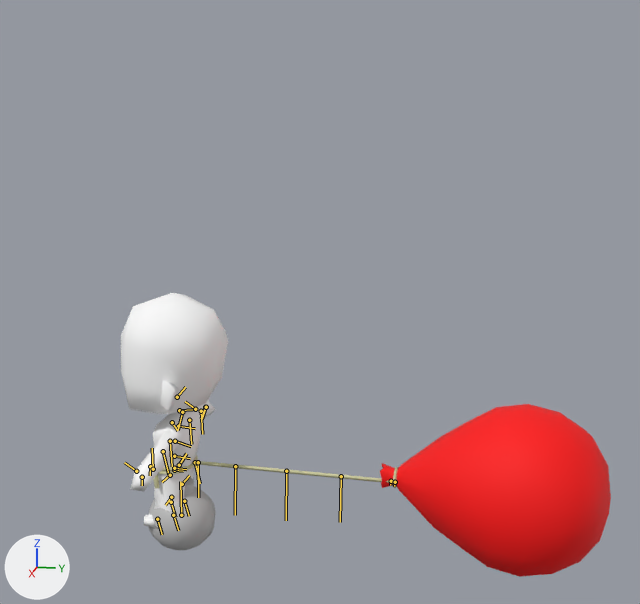
An edit to the FBX model Assets/Character/ZombieBalloon_New_WAnimations.fbx, drawn before and after from the same camera.
One viewpoint serves both versions: a 50 mm lens placed at (0.768, 0.294, 0.418), pointed at (-0.005, 0.14, 0.224). Lighting does not change. The marker at lower left points along +X, +Y and +Z. The bones that bend it are drawn over the model as lines.

The first picture shows 'Balloon3', 'Bomb_1', 'Character_GEO', 'Rope_Balloon1', 'Rope_Waist'.
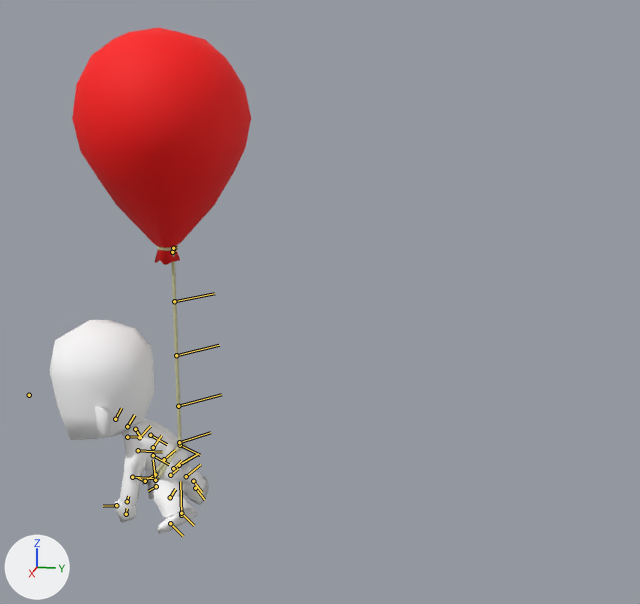
Commit message: Updated Balloon Zombie Animations

The newer file adds an action. The first version stands in its rest pose; the second is drawn at frame 65 of the action 'Attack Short'.

The change, as a list of edits to the scene's bpy script:
```text
Change bone_pelvis:
    where bone_pelvis = bpy.data.objects['Armature'].pose.bones['Pelvis']  # child of 'Base'
    bone_pelvis.location: (0.0, 0.0, 0.0) -> (0.0, 0.05, 0.0)
    bone_pelvis.rotation_quaternion: (1.0, 0.0, 0.0, 0.0) -> (0.914, 0.407, -0.002, -0.009)  # degrees (0, 0, 0) -> degrees (48, 0, -1)
Change bone_thigh_r:
    where bone_thigh_r = bpy.data.objects['Armature'].pose.bones['Thigh_R']  # child of 'Pelvis'
    bone_thigh_r.rotation_quaternion: (1.0, 0.0, 0.0, 0.0) -> (0.743, -0.024, 0.417, 0.524)  # degrees (0, 0, 0) -> degrees (32, 40, 82)
Change bone_knee_r:
    where bone_knee_r = bpy.data.objects['Armature'].pose.bones['Knee_R']  # child of 'Thigh_R'
    bone_knee_r.rotation_quaternion: (1.0, 0.0, 0.0, 0.0) -> (0.983, -0.116, -0.137, -0.04)  # degrees (0, 0, 0) -> degrees (-13, -16, -3)
Change bone_spine:
    where bone_spine = bpy.data.objects['Armature'].pose.bones['Spine']  # child of 'Stomach'
    bone_spine.rotation_quaternion: (1.0, 0.0, 0.0, 0.0) -> (0.98, 0.199, 0.002, -0.011)  # degrees (0, 0, 0) -> degrees (23, 0, -1)
Change bone_chest:
    where bone_chest = bpy.data.objects['Armature'].pose.bones['Chest']  # child of 'Spine'
    bone_chest.rotation_quaternion: (1.0, 0.0, 0.0, 0.0) -> (0.982, -0.167, 0.03, 0.08)  # degrees (0, 0, 0) -> degrees (-19, 5, 8)
Change bone_head:
    where bone_head = bpy.data.objects['Armature'].pose.bones['Head']  # child of 'Neck'
    bone_head.rotation_quaternion: (1.0, 0.0, 0.0, 0.0) -> (0.932, -0.357, -0.005, -0.07)  # degrees (0, 0, 0) -> degrees (-42, -3, -7)
Change bone_clavical_r:
    where bone_clavical_r = bpy.data.objects['Armature'].pose.bones['Clavical_R']  # child of 'Chest'
    bone_clavical_r.rotation_quaternion: (1.0, 0.0, 0.0, 0.0) -> (0.993, -0.085, -0.053, -0.062)  # degrees (0, 0, 0) -> degrees (-9, -7, -7)
Change bone_shoulder_r:
    where bone_shoulder_r = bpy.data.objects['Armature'].pose.bones['Shoulder_R']  # child of 'Clavical_R'
    bone_shoulder_r.rotation_quaternion: (1.0, 0.0, 0.0, 0.0) -> (0.847, -0.282, -0.45, -0.012)  # degrees (0, 0, 0) -> degrees (-47, -50, 21)
Change bone_elbow_r:
    where bone_elbow_r = bpy.data.objects['Armature'].pose.bones['Elbow_R']  # child of 'Shoulder_R'
    bone_elbow_r.rotation_quaternion: (1.0, 0.0, 0.0, 0.0) -> (0.987, 0.086, 0.136, 0.0)  # degrees (0, 0, 0) -> degrees (10, 16, 1)
Change bone_hand_r:
    where bone_hand_r = bpy.data.objects['Armature'].pose.bones['Hand_R']  # child of 'Elbow_R'
    bone_hand_r.rotation_quaternion: (1.0, 0.0, 0.0, 0.0) -> (0.88, -0.032, -0.028, 0.474)  # degrees (0, 0, 0) -> degrees (-5, -1, 57)
Change bone_clavical_l:
    where bone_clavical_l = bpy.data.objects['Armature'].pose.bones['Clavical_L']  # child of 'Chest'
    bone_clavical_l.rotation_quaternion: (1.0, 0.0, 0.0, 0.0) -> (0.989, -0.107, 0.067, 0.078)  # degrees (0, 0, 0) -> degrees (-12, 9, 8)
Change bone_shoulder_l:
    where bone_shoulder_l = bpy.data.objects['Armature'].pose.bones['Shoulder_L']  # child of 'Clavical_L'
    bone_shoulder_l.rotation_quaternion: (1.0, 0.0, 0.0, 0.0) -> (0.806, -0.254, 0.533, -0.05)  # degrees (0, 0, 0) -> degrees (-57, 56, -39)
Change bone_elbow_l:
    where bone_elbow_l = bpy.data.objects['Armature'].pose.bones['Elbow_L']  # child of 'Shoulder_L'
    bone_elbow_l.rotation_quaternion: (1.0, 0.0, 0.0, 0.0) -> (0.987, 0.086, -0.136, 0.0)  # degrees (0, 0, 0) -> degrees (10, -16, -1)
Change bone_hand_l:
    where bone_hand_l = bpy.data.objects['Armature'].pose.bones['Hand_L']  # child of 'Elbow_L'
    bone_hand_l.rotation_quaternion: (1.0, 0.0, 0.0, 0.0) -> (0.934, 0.014, 0.0, -0.356)  # degrees (0, 0, 0) -> degrees (2, 1, -42)
Change bone_thigh_l:
    where bone_thigh_l = bpy.data.objects['Armature'].pose.bones['Thigh_L']  # child of 'Pelvis'
    bone_thigh_l.rotation_quaternion: (1.0, 0.0, 0.0, 0.0) -> (0.802, -0.111, -0.372, -0.453)  # degrees (0, 0, 0) -> degrees (13, -44, -64)
Change bone_knee_l:
    where bone_knee_l = bpy.data.objects['Armature'].pose.bones['Knee_L']  # child of 'Thigh_L'
    bone_knee_l.rotation_quaternion: (1.0, 0.0, 0.0, 0.0) -> (0.95, -0.149, 0.274, 0.006)  # degrees (0, 0, 0) -> degrees (-19, 32, -5)
Change bone_ropebase:
    where bone_ropebase = bpy.data.objects['Armature'].pose.bones['RopeBase']  # child of 'Base'
    bone_ropebase.location: (0.0, 0.0, 0.0) -> (0.04, -2.01, -1.06)
    bone_ropebase.rotation_quaternion: (1.0, 0.0, 0.0, 0.0) -> (0.889, 0.457, 0.005, 0.01)  # degrees (0, 0, 0) -> degrees (54, 0, 1)
Change bone_rope_1:
    where bone_rope_1 = bpy.data.objects['Armature'].pose.bones['Rope_1']  # child of 'RopeBase'
    bone_rope_1.location: (0.0, 0.0, 0.0) -> (0.0, -0.09, -0.11)
    bone_rope_1.rotation_quaternion: (1.0, 0.0, 0.0, 0.0) -> (0.84, 0.275, -0.149, 0.444)  # degrees (0, 0, 0) -> degrees (22, -30, 50)
Change bone_ropewaist:
    where bone_ropewaist = bpy.data.objects['Armature'].pose.bones['RopeWaist']  # child of 'RopeBase'
    bone_ropewaist.rotation_quaternion: (1.0, 0.0, 0.0, 0.0) -> (0.891, -0.428, -0.143, 0.04)  # degrees (0, 0, 0) -> degrees (-53, -13, 12)
Change bone_bomb:
    where bone_bomb = bpy.data.objects['Armature'].pose.bones['Bomb']  # child of 'Base'
    bone_bomb.location: (0.0, 0.0, 0.0) -> (0.25, 11.64, 15.46)
    bone_bomb.rotation_quaternion: (1.0, 0.0, 0.0, 0.0) -> (0.0, 0.0, 0.0, 2.0)  # degrees (0, 0, 0) -> degrees (0, 0, 180)
    bone_bomb.scale: (1.0, 1.0, 1.0) -> (0.0, 0.0, 0.0)
```

Boxes (x1, y1, x2, y2) around the edits, measured in the pictures (640 x 604 px):
'Balloon3', posed (22% narrower, 37% taller): before (380, 404, 611, 577); after (72, 27, 251, 265)
'Character_GEO', posed (49% wider, 9% shorter): before (121, 293, 228, 529); after (49, 320, 209, 534)
'Bomb_1', posed (not visible afterwards): before (148, 477, 216, 550)
'Rope_Balloon1', posed (95% narrower, 774% taller): before (195, 461, 397, 483); after (171, 246, 181, 446)
'Rope_Waist', posed: before (153, 455, 198, 488); after (152, 441, 187, 484)
bone 'Pelvis', root to tip: before (174, 470) to (183, 471); after (175, 470) to (180, 464)
bone 'Thigh_R', root to tip: before (179, 465) to (186, 453); after (179, 465) to (198, 453)
bone 'Knee_R', root to tip: before (182, 484) to (189, 475); after (186, 476) to (200, 464)
bone 'Spine', root to tip: before (175, 441) to (191, 446); after (153, 447) to (161, 435)
bone 'Chest', root to tip: before (178, 426) to (195, 428); after (139, 437) to (150, 426)
bone 'Head', root to tip: before (177, 397) to (185, 387); after (115, 419) to (121, 408)
bone 'Clavical_R', root to tip: before (182, 412) to (178, 430); after (135, 429) to (141, 438)
bone 'Shoulder_R', root to tip: before (189, 420) to (191, 444); after (150, 435) to (167, 444)
bone 'Elbow_R', root to tip: before (201, 411) to (202, 434); after (153, 455) to (169, 464)
bone 'Hand_R', root to tip: before (205, 407) to (201, 418); after (155, 474) to (147, 479)
bone 'Clavical_L', root to tip: before (172, 422) to (177, 430); after (127, 437) to (141, 436)
bone 'Shoulder_L', root to tip: before (170, 441) to (172, 466); after (138, 450) to (162, 452)
bone 'Elbow_L', root to tip: before (163, 451) to (168, 474); after (132, 477) to (155, 478)
bone 'Hand_L', root to tip: before (150, 466) to (150, 475); after (127, 501) to (128, 496)
bone 'Thigh_L', root to tip: before (170, 475) to (162, 482); after (170, 475) to (178, 469)
bone 'Knee_L', root to tip: before (171, 497) to (165, 505); after (170, 497) to (175, 489)
bone 'RopeBase', root to tip: before (195, 462) to (200, 483); after (180, 445) to (200, 455)
bone 'Rope_1', root to tip: before (198, 462) to (198, 497); after (179, 442) to (210, 432)
bone 'RopeWaist', root to tip: before (153, 469) to (152, 448); after (155, 480) to (153, 459)
bone 'Bomb', root to tip: before (181, 515) to (180, 481); after (29, 395) to (29, 395)
